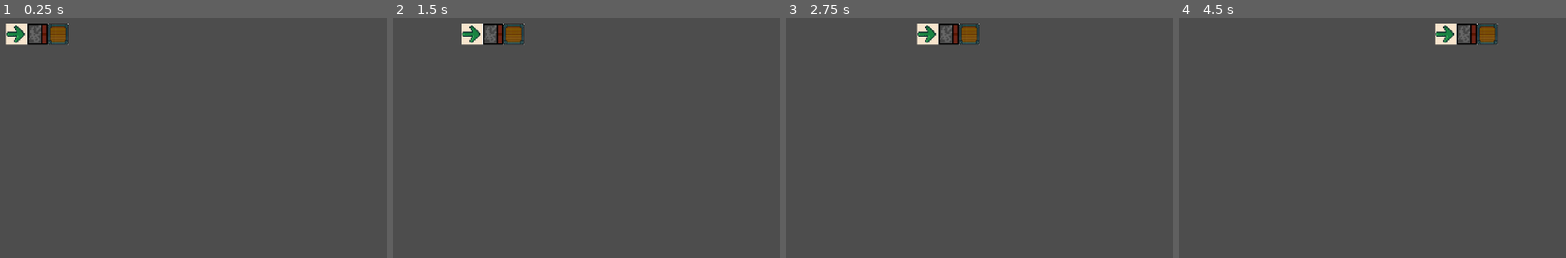
Above: before the commit, frames 1-4 (left to right).
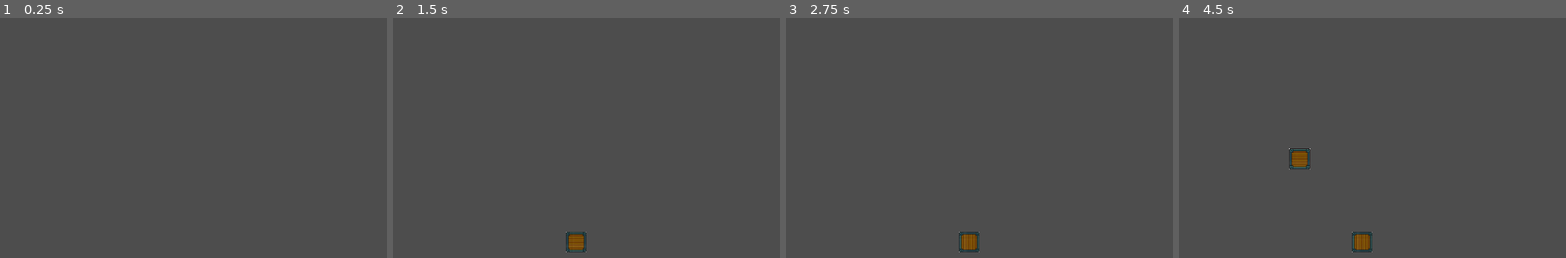
Above: after the commit, the same moments.

Repository: Chayraaa/franken-gamejam
Game: Godot game, scene res://mechanics/grid_manager.tscn
The game is run twice, just before and just after one commit, with the same random seed, the same clock (stepped at 60 frames per second) and the same inputs. This scene is started directly instead of the project's main scene.
Inputs (mouse positions are in pixels of both pictures, inside the frame that each line leads up to):
- Up to frame 1 (0.25 s): no input
- Up to frame 2 (1.5 s): tap Enter (ui_accept) at 0.5, 0.77, 1.07 s; move the mouse to (outside the picture) at 0.52 s; tap Delete at 0.6 s; tap 1 at 0.8, 1.35 s; move the mouse to (582, 234) at 1.27 s
- Up to frame 3 (2.75 s): tap Enter (ui_accept) at 1.52, 1.82, 2.3 s; tap R at 1.55, 2.1 s; move the mouse to (outside the picture) at 2.02 s
- Up to frame 4 (4.5 s): tap Enter (ui_accept) at 2.75, 2.85, 3.02, 3.32, 3.77, 4.07 s; move the mouse to (outside the picture) at 2.77 s; tap Delete at 3.05, 3.6 s; move the mouse to (outside the picture) at 3.52 s; tap 1 at 3.8, 4.35 s; move the mouse to (1295, 150) at 4.27 s

The runs differ from the first frame. In frame 1, 1.2% of the frame differs, in the area x 1-18%, y 2-12%; in frame 2, 1.6%; in frame 3, 1.6%; in frame 4, 2.1%, in the area x 28-83%, y 2-98%.

Commit message:
Simulation basics done. Thanks AI for spotting my stupdity

Diff:
--- a/mechanics/blocks/block_base.gd
+++ b/mechanics/blocks/block_base.gd
@@ -3,6 +3,7 @@
 
 var grid: GridManager
 var cell: Vector2i
+var moved_directions: Array[Vector2i] = []
 @export var block_id: int
 
 
@@ -31,19 +32,23 @@
 func move(pos: Vector2i) -> bool:
 	return false
 
-# Pushes the block one field in the provided direction if possible. Return shows success
+# Current position after all actions already planned in this step.
+func get_planned_cell() -> Vector2i:
+	var planned: Variant = grid.solution_grid.find_key(self)
+	return cell if planned == null else planned
+
+
+# Validate the complete chain before changing any reservations.
 func collect_push(dir: Vector2i, chain: Array[BlockBase]) -> bool:
-	var target := cell + dir
-	if grid.solution_grid.find_key(self) != null:
-		return grid.solution_grid.get(target) == self
-
+	# This block already used its movement in this direction. It cannot
+	# vacate another cell for a second push in the same step.
+	if dir in moved_directions:
+		return false
+	var target := get_planned_cell() + dir
 	if not grid.is_inside(target):
 		return false
 
-	if grid.solution_grid.has(target):
-		return false
-
-	var other: BlockBase = grid.start_grid.get(target)
+	var other: BlockBase = grid.get_planned_block_at(target)
 	if other != null:
 		if not other.collect_push(dir, chain):
 			return false
@@ -55,22 +60,43 @@
 func push(dir: Vector2i) -> bool:
 	if abs(dir.x) + abs(dir.y) != 1:
 		return false
+	# Being pushed in our own direction already fulfilled this action.
+	if dir in moved_directions:
+		return true
 
 	var chain: Array[BlockBase] = []
 	if not collect_push(dir, chain):
 		return false
 
+	# Capture destinations before updating any of the reservations.
+	var destinations: Array[Vector2i] = []
 	for block in chain:
-		var target := block.cell + dir
+		destinations.append(block.get_planned_cell() + dir)
+	for block in chain:
+		var old: Variant = grid.solution_grid.find_key(block)
+		if old != null:
+			grid.solution_grid.erase(old)
+
+	for i in range(chain.size()):
+		var block := chain[i]
+		var target := destinations[i]
 		grid.solution_grid[target] = block
-		grid.solution.append({
-			"block": block,
-			"data": {
-				"from": block.cell,
-				"to": target,
-				"rot": block.rotation,
-			},
-		})
+		block.moved_directions.append(dir)
+		var recorded := false
+		for entry in grid.solution:
+			if entry["block"] == block:
+				entry["data"]["to"] = target
+				recorded = true
+				break
+		if not recorded:
+			grid.solution.append({
+				"block": block,
+				"data": {
+					"from": block.cell,
+					"to": target,
+					"rot": block.rotation,
+				},
+			})
 
 	return true
 
@@ -78,4 +104,9 @@
 func destroy() -> bool:
 	return false
 
+# Runs for every block before any movement actions.
+func prepare_step() -> void:
+	pass
+
+
 func step() -> Variant: return null
--- /dev/null
+++ b/mechanics/blocks/cloner/cloner.gd
@@ -0,0 +1,42 @@
+extends BlockBase
+class_name Cloner
+
+# Direction of the output at zero root rotation.
+@export var base_direction: Vector2 = Vector2.RIGHT
+
+
+func step() -> Variant:
+	var dir := Vector2i(base_direction.rotated(rotation).round())
+	if abs(dir.x) + abs(dir.y) != 1:
+		return null
+
+	var planned_cell: Variant = grid.solution_grid.find_key(self)
+	var origin: Vector2i = cell if planned_cell == null else planned_cell
+	var target := origin + dir
+	var source: BlockBase = grid.get_planned_block_at(origin - dir)
+	if source == null or not grid.is_inside(target):
+		return null
+	if grid.get_planned_block_at(target) != null:
+		return null
+
+	# Preserve the source's script, exported settings, children and rotation.
+	# Do not copy signal connections to the original instance's listeners.
+	var copy := source.duplicate(
+		Node.DUPLICATE_GROUPS | Node.DUPLICATE_SCRIPTS | Node.DUPLICATE_USE_INSTANTIATION
+	) as BlockBase
+	if copy == null:
+		return null
+	copy.setup(target, grid)
+	copy.moved_directions = []
+	grid.solution_grid[target] = copy
+	grid.solution.append({
+		"block": copy,
+		"data": {
+			"from": target,
+			"to": target,
+			"rot": copy.rotation,
+			"spawned": true,
+		},
+	})
+	# Cloning does not change the cloner's planned movement.
+	return null
--- /dev/null
+++ b/mechanics/blocks/cloner/cloner.tscn
@@ -0,0 +1,12 @@
+[gd_scene format=3 uid="uid://du5gmm7m65trm"]
+
+[ext_resource type="Texture2D" uid="uid://bl5arwjmsjb8w" path="res://mechanics/blocks/cloner/Screenshot From 2026-11-13 23-28-14.png" id="1_bc6fi"]
+[ext_resource type="Script" uid="uid://dnspbshcj5q3a" path="res://mechanics/blocks/cloner/cloner.gd" id="1_bldo0"]
+
+[node name="Cloner" type="Node2D" unique_id=551629902]
+script = ExtResource("1_bldo0")
+
+[node name="Sprite2D" type="Sprite2D" parent="." unique_id=838498408]
+position = Vector2(-1.4305115e-06, 0)
+scale = Vector2(0.10457516, 0.09726444)
+texture = ExtResource("1_bc6fi")
--- a/mechanics/blocks/mover/mover.gd
+++ b/mechanics/blocks/mover/mover.gd
@@ -1,5 +1,7 @@
 extends BlockBase
 class_name Mover
+
+@export var base_direction: Vector2 = Vector2.RIGHT
 
 # Called when the node enters the scene tree for the first time.
 func _ready() -> void:
@@ -11,5 +13,6 @@
 	pass
 
 func step() -> Variant:
-	push(Vector2i.RIGHT)
+	var dir := Vector2i(base_direction.rotated(rotation).round())
+	push(dir)
 	return null
--- a/mechanics/blocks/pusher/pusher.gd
+++ b/mechanics/blocks/pusher/pusher.gd
@@ -14,7 +14,7 @@
 
 func step() -> Variant:
 	var dir := Vector2i(base_direction.rotated(rotation).round())
-	var other: BlockBase = grid.start_grid.get(cell + dir)
+	var other: BlockBase = grid.get_planned_block_at(get_planned_cell() + dir)
 
 	if other != null:
 		other.push(dir)
--- /dev/null
+++ b/mechanics/blocks/rotator/rotator.gd
@@ -0,0 +1,13 @@
+extends BlockBase
+class_name Rotator
+
+@export var clockwise: bool = true
+
+
+func prepare_step() -> void:
+	var angle := PI / 2.0 if clockwise else -PI / 2.0
+	for dir in [Vector2i.UP, Vector2i.RIGHT, Vector2i.DOWN, Vector2i.LEFT]:
+		var other: BlockBase = grid.start_grid.get(cell + dir)
+		if other != null:
+			# Multiple rotators add their rotations before actions begin.
+			other.rotation += angle
--- /dev/null
+++ b/mechanics/blocks/rotator/rotator.tscn
@@ -0,0 +1,12 @@
+[gd_scene format=3 uid="uid://ncavhr1lu42k"]
+
+[ext_resource type="Script" uid="uid://jr8ct4cpqnsg" path="res://mechanics/blocks/rotator/rotator.gd" id="1_18rg8"]
+[ext_resource type="Texture2D" uid="uid://ccfq6dhuuxoc8" path="res://mechanics/blocks/rotator/Screenshot From 2026-11-13 23-27-03.png" id="1_q08md"]
+
+[node name="Rotator" type="Node2D" unique_id=1311437931]
+script = ExtResource("1_18rg8")
+
+[node name="Sprite2D" type="Sprite2D" parent="." unique_id=339909717]
+position = Vector2(-3.4939158e-06, 4.7683716e-07)
+scale = Vector2(0.14545453, 0.1403509)
+texture = ExtResource("1_q08md")
--- /dev/null
+++ b/mechanics/blocks/wall/wall.gd
@@ -0,0 +1,7 @@
+extends BlockBase
+class_name Wall
+
+
+# Reject the entire push during validation, before any block moves.
+func collect_push(_dir: Vector2i, _chain: Array[BlockBase]) -> bool:
+	return false
--- /dev/null
+++ b/mechanics/blocks/wall/wall.tscn
@@ -0,0 +1,12 @@
+[gd_scene format=3 uid="uid://bfn1j076vlvhh"]
+
+[ext_resource type="Texture2D" uid="uid://cl5lil8ba5ogc" path="res://mechanics/blocks/wall/Screenshot From 2026-11-13 23-29-19.png" id="1_1ixno"]
+[ext_resource type="Script" uid="uid://c40e284434evr" path="res://mechanics/blocks/wall/wall.gd" id="1_3kvld"]
+
+[node name="Wall" type="Node2D" unique_id=1433294152]
+script = ExtResource("1_3kvld")
+
+[node name="Sprite2D" type="Sprite2D" parent="." unique_id=1651377368]
+position = Vector2(-9.536743e-07, -9.536743e-07)
+scale = Vector2(0.104575165, 0.09726444)
+texture = ExtResource("1_1ixno")
--- a/mechanics/grid_manager.gd
+++ b/mechanics/grid_manager.gd
@@ -1,5 +1,15 @@
 extends Node2D
 class_name GridManager
+
+# Keys 1 through 6, in this order. Load scenes only when placing a block.
+const BLOCK_SCENE_PATHS: Array[String] = [
+	"res://mechanics/blocks/box/box.tscn",
+	"res://mechanics/blocks/mover/mover.tscn",
+	"res://mechanics/blocks/pusher/pusher.tscn",
+	"res://mechanics/blocks/rotator/rotator.tscn",
+	"res://mechanics/blocks/cloner/cloner.tscn",
+	"res://mechanics/blocks/wall/wall.tscn",
+]
 
 var start_grid: Dictionary[Vector2i, BlockBase] = {}
 var solution_grid: Dictionary[Vector2i, BlockBase] = {}
@@ -11,6 +21,7 @@
 @export var step_order: Array[Script] = [
 	preload("res://mechanics/blocks/pusher/pusher.gd"),
 	preload("res://mechanics/blocks/mover/mover.gd"),
+	preload("res://mechanics/blocks/cloner/cloner.gd"),
 	preload("res://mechanics/blocks/box/box.gd"),
 ]
 
@@ -34,8 +45,14 @@
 	blocks.assign(start_grid.values())
 	blocks.sort_custom(_comes_before)
 	for block in blocks:
-		if solution.any(func(item): return item["block"] == block):
-			continue
+		block.moved_directions.clear()
+	# Rotation must not reserve cells or mark blocks as already handled.
+	for block in blocks:
+		block.prepare_step()
+
+	for block in blocks:
+		# A movement reservation does not consume the block's own action.
+		# push() counts an earlier push in the same direction as this move.
 		var entry: Variant = block.step()
 		if entry != null and not solution.any(func(item): return item["block"] == block):
 			solution.append({"block": block, "data": entry})
@@ -53,6 +70,14 @@
 	for cell in start_grid:
 		var block: BlockBase = start_grid[cell]
 		block.cell = cell
+		# New blocks enter the scene only after all actions have finished.
+		# They receive their first turn in the next step.
+		if block.get_parent() == null:
+			if display_grid != null:
+				block.position = display_grid.map_to_local(cell)
+				display_grid.add_child(block)
+			else:
+				add_child(block)
 	step_finished.emit(solution.duplicate())
 
 
@@ -77,6 +102,68 @@
 	return start_grid.get(cell)
 
 
+func get_planned_block_at(cell: Vector2i) -> BlockBase:
+	if solution_grid.has(cell):
+		return solution_grid[cell]
+	var original: BlockBase = start_grid.get(cell)
+	if original != null and solution_grid.find_key(original) == null:
+		return original
+	return null
+
+
+func _unhandled_key_input(event: InputEvent) -> void:
+	if not event is InputEventKey:
+		return
+	if not event.pressed or event.echo:
+		return
+	if event.ctrl_pressed or event.alt_pressed or event.meta_pressed:
+		return
+	if display_grid == null:
+		return
+
+	var cell := display_grid.local_to_map(display_grid.get_local_mouse_position())
+	if event.keycode == KEY_DELETE:
+		_remove_block(cell)
+		get_viewport().set_input_as_handled()
+		return
+	var key_index: int = event.keycode - KEY_1
+	if key_index >= 0 and key_index < BLOCK_SCENE_PATHS.size():
+		_place_block(cell, key_index)
+		get_viewport().set_input_as_handled()
+		return
+	if event.keycode != KEY_R:
+		return
+	var block := _get_block_at(cell)
+	if block != null:
+		block.rotation += PI / 2.0
+		get_viewport().set_input_as_handled()
+
+
+func _remove_block(cell: Vector2i) -> void:
+	var block := _get_block_at(cell)
+	if block == null:
+		return
+	start_grid.erase(cell)
+	for planned_cell in solution_grid.keys():
+		if solution_grid[planned_cell] == block:
+			solution_grid.erase(planned_cell)
+	for i in range(solution.size() - 1, -1, -1):
+		if solution[i]["block"] == block:
+			solution.remove_at(i)
+	block.queue_free()
+
+
+func _place_block(cell: Vector2i, block_index: int) -> void:
+	if not is_inside(cell) or start_grid.has(cell):
+		return
+	var scene := load(BLOCK_SCENE_PATHS[block_index]) as PackedScene
+	var block := scene.instantiate() as BlockBase
+	block.setup(cell, self)
+	block.position = display_grid.map_to_local(cell)
+	start_grid[cell] = block
+	display_grid.add_child(block)
+
+
 # Called every frame. 'delta' is the elapsed time since the previous frame.
 func _process(_delta: float) -> void:
 	if Input.is_action_just_pressed("ui_accept"):
--- a/mechanics/grid_manager.tscn
+++ b/mechanics/grid_manager.tscn
@@ -4,12 +4,18 @@
 [ext_resource type="PackedScene" uid="uid://dcqe7peb48q8d" path="res://mechanics/blocks/box/box.tscn" id="2_w75uu"]
 [ext_resource type="PackedScene" uid="uid://dk3uow3i88qod" path="res://mechanics/blocks/mover/mover.tscn" id="3_1lbap"]
 [ext_resource type="PackedScene" uid="uid://dlf7uw2tuf3h8" path="res://mechanics/blocks/pusher/pusher.tscn" id="4_g8374"]
+[ext_resource type="PackedScene" uid="uid://ncavhr1lu42k" path="res://mechanics/blocks/rotator/rotator.tscn" id="5_044vu"]
+[ext_resource type="PackedScene" uid="uid://du5gmm7m65trm" path="res://mechanics/blocks/cloner/cloner.tscn" id="6_ls611"]
+[ext_resource type="PackedScene" uid="uid://bfn1j076vlvhh" path="res://mechanics/blocks/wall/wall.tscn" id="7_f132y"]
 
 [sub_resource type="TileSetScenesCollectionSource" id="TileSetScenesCollectionSource_nowcq"]
 resource_name = "Blocks"
 scenes/1/scene = ExtResource("2_w75uu")
 scenes/2/scene = ExtResource("3_1lbap")
 scenes/3/scene = ExtResource("4_g8374")
+scenes/4/scene = ExtResource("5_044vu")
+scenes/5/scene = ExtResource("6_ls611")
+scenes/6/scene = ExtResource("7_f132y")
 
 [sub_resource type="TileSet" id="TileSet_w75uu"]
 tile_size = Vector2i(32, 32)
@@ -21,7 +27,6 @@
 size = Vector2i(20, 20)
 
 [node name="TileMapLayer" type="TileMapLayer" parent="." unique_id=738058262]
-tile_map_data = PackedByteArray(0, 0, 3, 0, 1, 0, 0, 0, 0, 0, 0, 0, 3, 0, 2, 0, 1, 0, 0, 0, 0, 0, 0, 0, 2, 0, 4, 0, 1, 0, 0, 0, 0, 0, 0, 0, 1, 0)
 tile_set = SubResource("TileSet_w75uu")
 
 [connection signal="step_finished" from="." to="." method="_on_step_finished"]
Binary file added: mechanics/blocks/cloner/Screenshot From 2026-11-13 23-28-14.png
Not shown, added: mechanics/blocks/cloner/Screenshot From 2026-11-13 23-28-14.png.import
Not shown, added: mechanics/blocks/cloner/cloner.gd.uid
Binary file added: mechanics/blocks/rotator/Screenshot From 2026-11-13 23-27-03.png
Not shown, added: mechanics/blocks/rotator/Screenshot From 2026-11-13 23-27-03.png.import
Not shown, added: mechanics/blocks/rotator/rotator.gd.uid
Binary file added: mechanics/blocks/wall/Screenshot From 2026-11-13 23-29-19.png
Not shown, added: mechanics/blocks/wall/Screenshot From 2026-11-13 23-29-19.png.import
Not shown, added: mechanics/blocks/wall/wall.gd.uid
